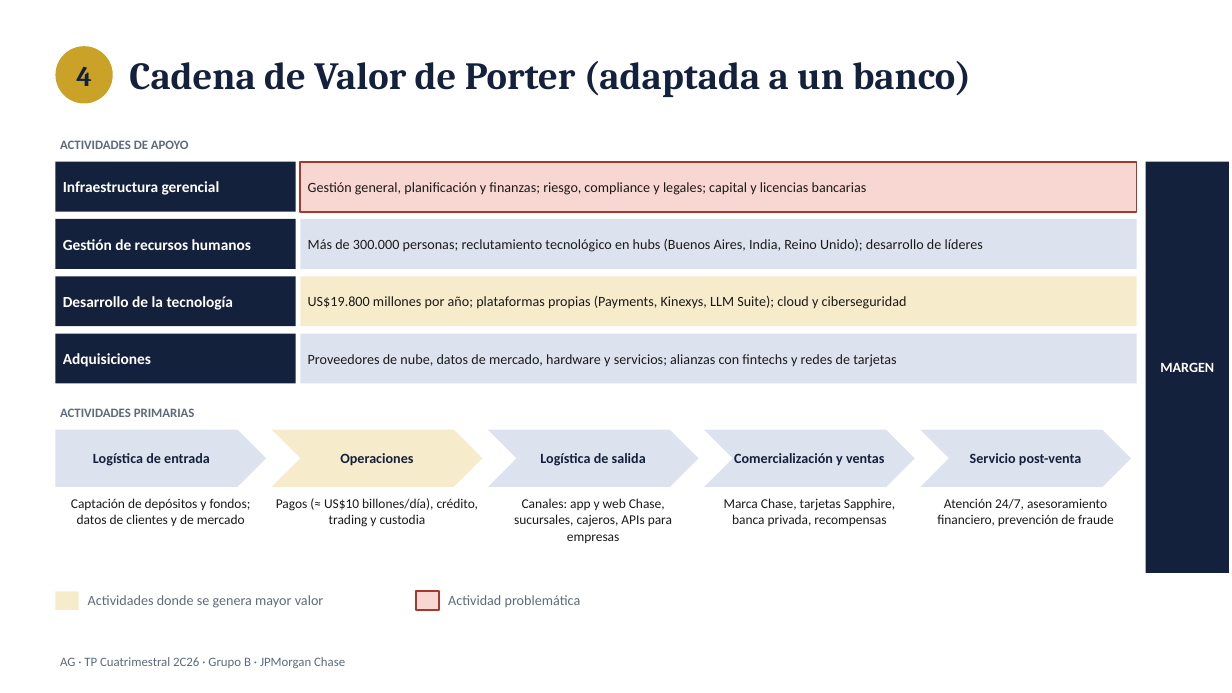
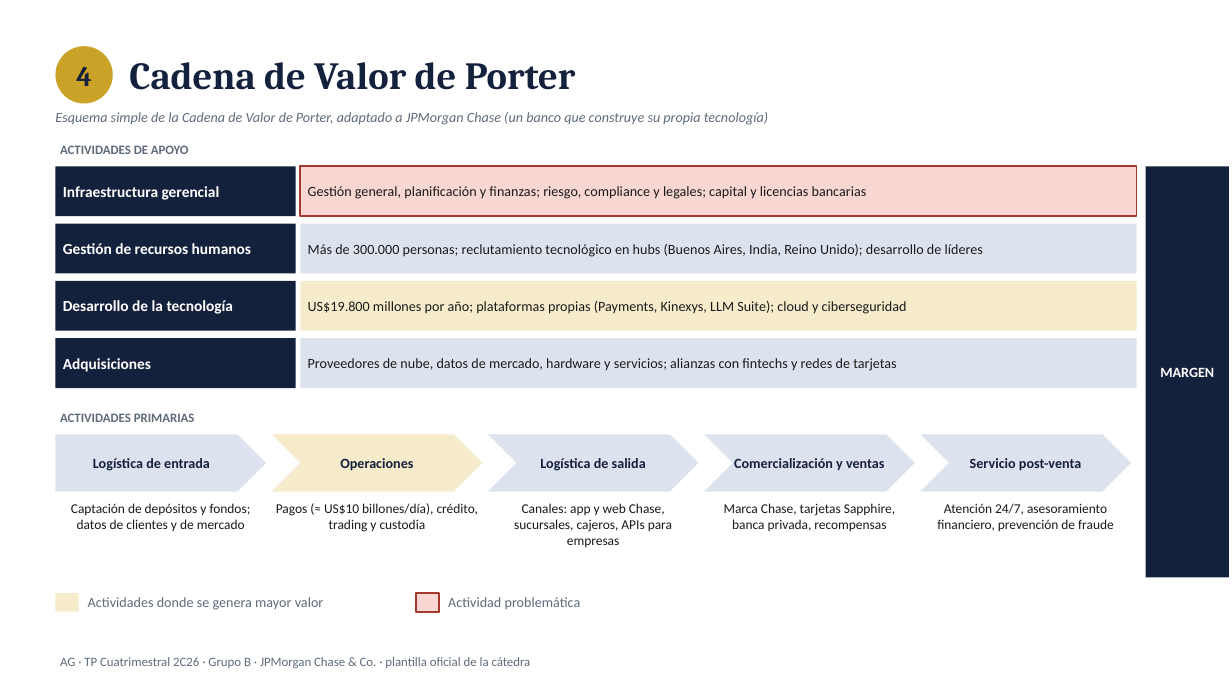
Before and after one commit to lschirripa/utn-boost, a slide deck: slide 5 of materias/administracion-gerencial/tp-cuatrimestral/exports/00_TP Cuatrimestral_GB.pptx. Drawn at 1232x693 pixels with LibreOffice and Linux fonts; fonts in the diff are those of the drawing. Boxes give left, top, right and bottom in pixels: in the first picture for what was removed or moved away, otherwise in the second. Text is boxed around its words. In the diff, an @@ line names an element or a change of style, - is before the commit and + after.

```diff
--- a/materias/administracion-gerencial/tp-cuatrimestral/exports/00_TP Cuatrimestral_GB.pptx
+++ b/materias/administracion-gerencial/tp-cuatrimestral/exports/00_TP Cuatrimestral_GB.pptx
@@ text at box(129, 62, 575, 90): text changed @@
-Cadena de Valor de Porter (adaptada a un banco)
+Cadena de Valor de Porter
@@ text added at box(55, 112, 768, 125), 11 pt, text #5F6B7A, italic @@
+Esquema simple de la Cadena de Valor de Porter, adaptado a JPMorgan Chase (un banco que construye su propia tecnología)
@@ 12 texts, 9 rectangles, 4 chevrons, 1 pentagon arrow: place and size @@
-12 texts, 9 rectangles, 4 chevrons, 1 pentagon arrow at box(55, 140, 1229, 573)
+12 texts, 9 rectangles, 4 chevrons, 1 pentagon arrow at box(55, 145, 1229, 578)
@@ text at box(60, 657, 531, 668): text changed @@
-AG · TP Cuatrimestral 2C26 · Grupo B · JPMorgan Chase
+AG · TP Cuatrimestral 2C26 · Grupo B · JPMorgan Chase & Co. · plantilla oficial de la cátedra
```
Also in this commit, not shown: 9 other slides changed, 2 other files.
